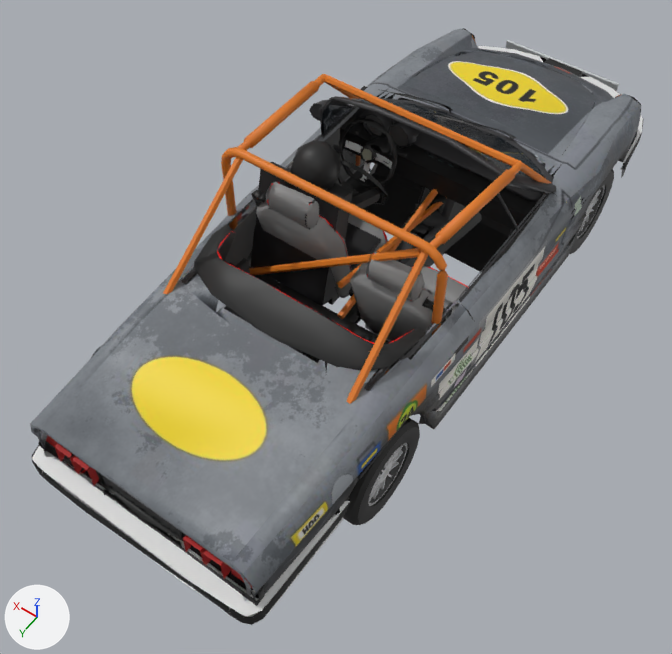
The glTF model public/cars/field/models/105.glb, before and after one commit.
Before and after are seen from a camera (50 mm lens) standing at (-1.85, 3.13, 4.4) and looking at (-0.01, 0.55, 0.35). The lights are fixed; the arrows at lower left show +X, +Y and +Z. The older version comes first. Vertices at exactly the same position are counted once.

Objects in the first picture: 'body', 'wheel_fr', 'wheel_rr'.
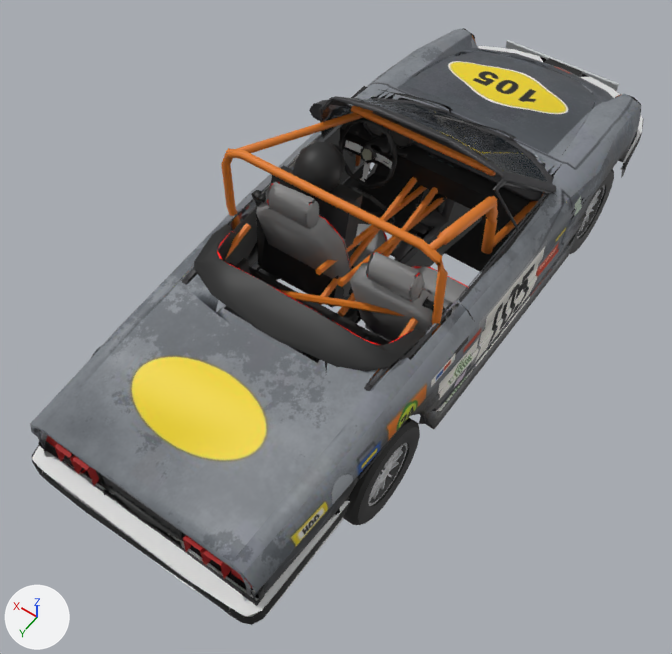
Pixel boxes [x1, y1, x2, y2] of what changed, in the pictures (672 x 654 px; the box of a moved part takes in the faces that stretch with it):
part 1 of me_body_mesh, moved or reshaped
    before: [163, 72, 568, 479]
    after: [219, 40, 619, 479]
part 2 of me_body_mesh, surface changed
    before: [328, 174, 381, 319]
    after: [237, 87, 545, 255]

Patch to the scene script:
```diff
--- a/public/cars/field/models/105.glb.py
+++ b/public/cars/field/models/105.glb.py
@@ me_body_mesh @@
 # used by ob_body; location = (0.0, 0.0, 0.0)
-me_body_mesh.from_pydata(...)  # 7322 vertices, 8375 faces; spans x -0.8..0.8, y -2.13..2.18, z 0.23..1.38
+me_body_mesh.from_pydata(...)  # 7322 vertices, 8373 faces; spans x -0.8..0.8, y -2.13..2.18, z 0.23..1.38
+# me_body_mesh part 1: 464 of 7322 vertices moved; they spanned x -0.74..0.74, y -1.48..1.44, z 0.32..1.38 and now span x -0.74..0.74, y -2.13..1.44, z 0.27..1.38; mean shift (-0.09, -0.19, -0.08); largest move (-0.49, 1.44, 0.32) -> (0.49, -1.48, 0.32)
+# me_body_mesh part 2: 51 kept faces spanning x -0.69..0.74, y -2.12..1.38, z 0.35..1.37 get new texture (UV) coordinates
+# other edits to the shape of me_body_mesh do not show in these pictures
 me_body_mesh.materials.append(mat_car_users_cobyhartman_dev_probe_sim_tools_cars_kit_cache_import_105_derived_spec_py_livery)
```
